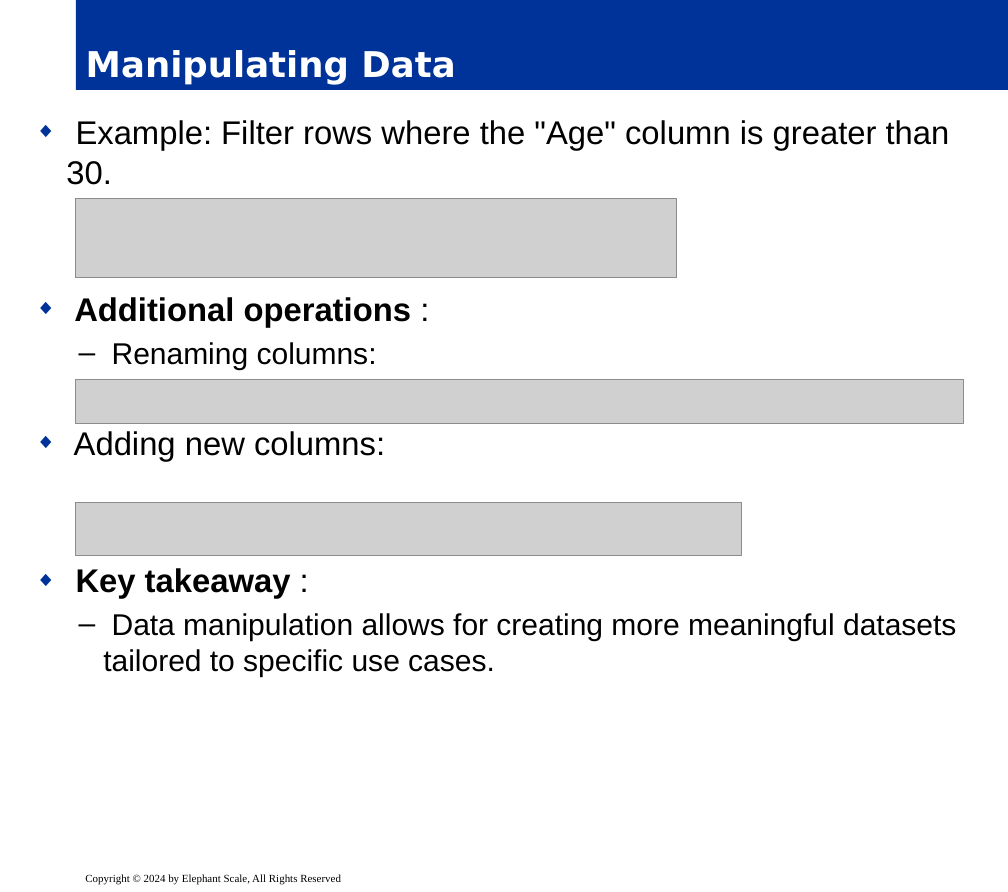
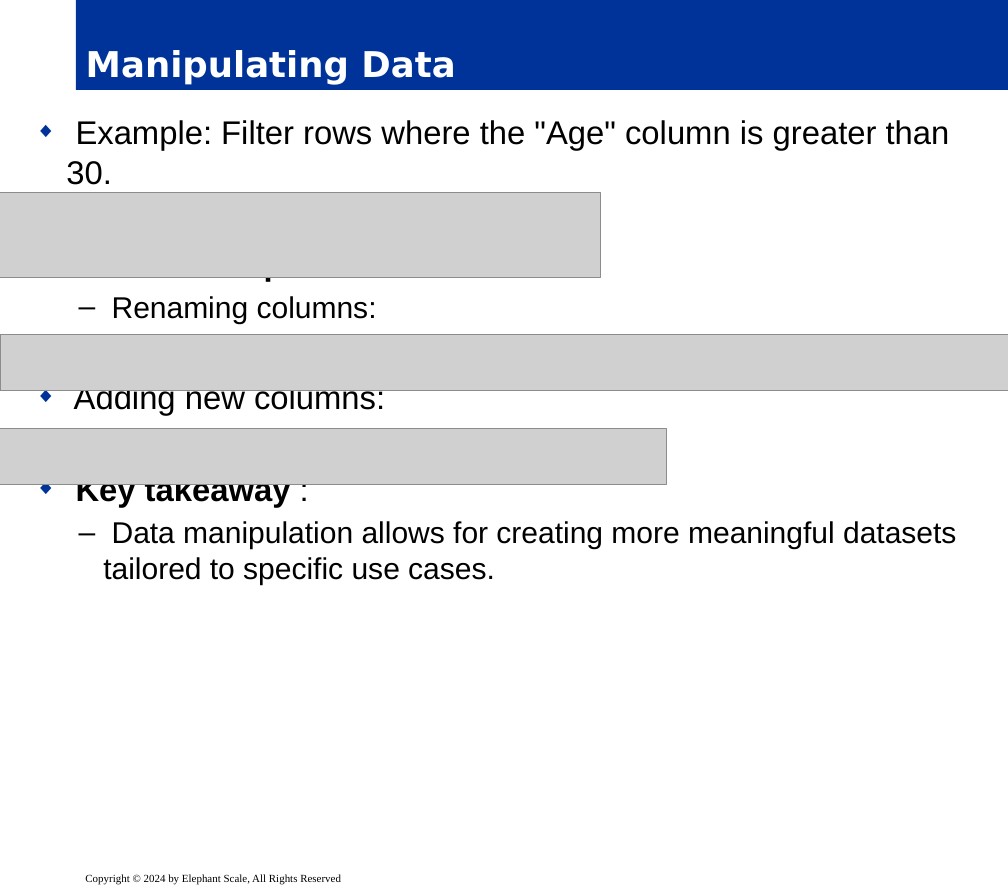
Before and after one commit to elephantscale/es-training-new, a slide deck: slide 13 of building-ai-applications/ready/03__DatabaseAgent.pptx. Drawn at 1008x892 pixels with LibreOffice and Linux fonts; fonts in the diff are those of the drawing; grey boxes stand for pictures; background and template pictures are left out. Boxes give left, top, right and bottom in pixels: in the first picture for what was removed or moved away, otherwise in the second. Text is boxed around its words. In the diff, an @@ line names an element or a change of style, - is before the commit and + after.

```diff
--- a/building-ai-applications/ready/03__DatabaseAgent.pptx
+++ b/building-ai-applications/ready/03__DatabaseAgent.pptx
@@ text "Example: Filter rows where the ..." rewrapped from bbox=[66, 120, 956, 677] to bbox=[66, 120, 956, 586] @@
@@ picture: place and size @@
-picture at bbox=[76, 199, 677, 278]
+picture at bbox=[0, 193, 601, 277]
@@ picture added at bbox=[0, 334, 1008, 390] @@
@@ picture removed at bbox=[76, 380, 964, 424] @@
@@ picture added at bbox=[0, 429, 667, 485] @@
@@ picture removed at bbox=[76, 503, 742, 556] @@
```
Also in this commit, not shown: 23 other slides changed, 5 other files.
